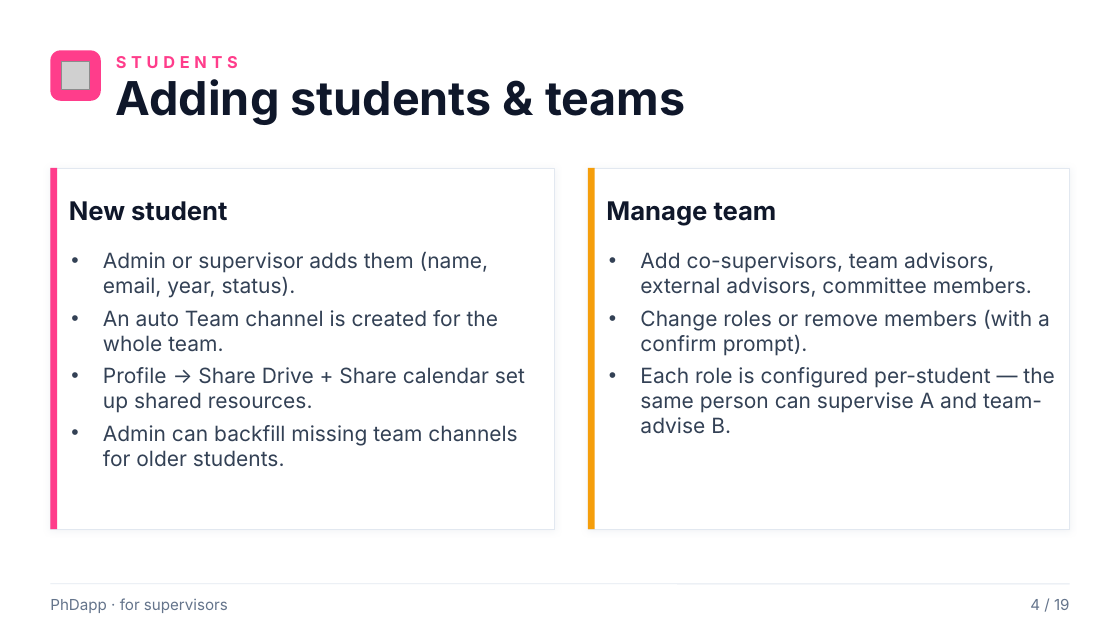
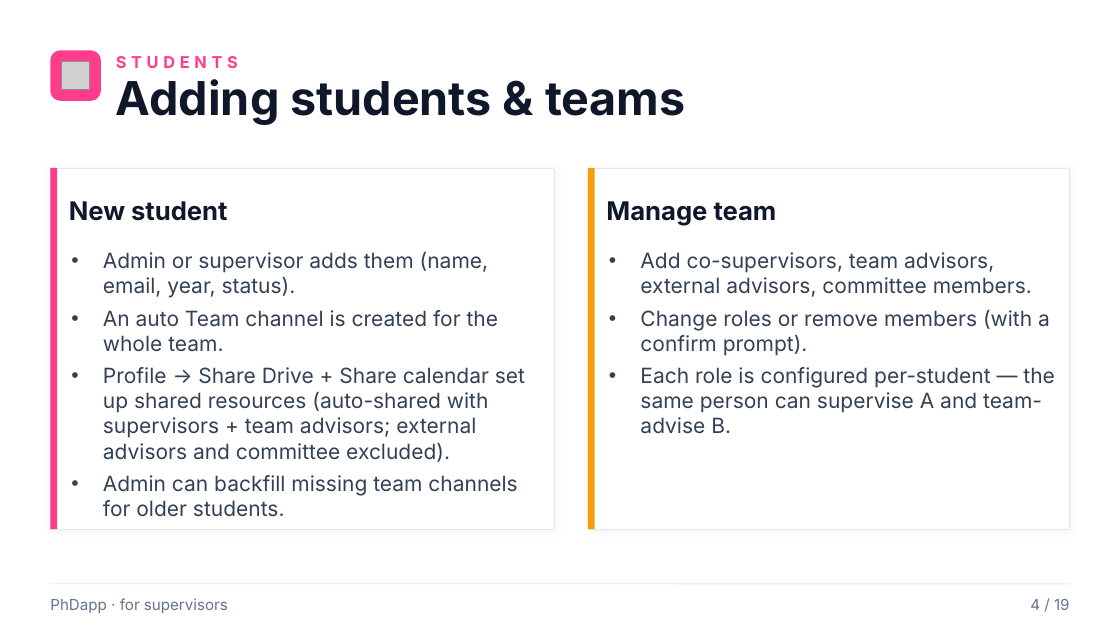
Before and after one commit to rafacastrocsic/phdapp, a slide deck: slide 4 of docs/PhDapp_Supervisor_Overview.pptx. Drawn at 1120x630 pixels with LibreOffice and Linux fonts; fonts in the diff are those of the drawing; grey boxes stand for pictures. Boxes give left, top, right and bottom in pixels: in the first picture for what was removed or moved away, otherwise in the second. Text is boxed around its words. In the diff, an @@ line names an element or a change of style, - is before the commit and + after.

```diff
--- a/docs/PhDapp_Supervisor_Overview.pptx
+++ b/docs/PhDapp_Supervisor_Overview.pptx
@@ text at [103,367,525,462]: text changed @@
-• Profile → Share Drive + Share calendar set up shared resources.
+• Profile → Share Drive + Share calendar set up shared resources (auto-shared with supervisors + team advisors; external advisors and committee excluded).
```
Also in this commit, not shown: 6 other files.
